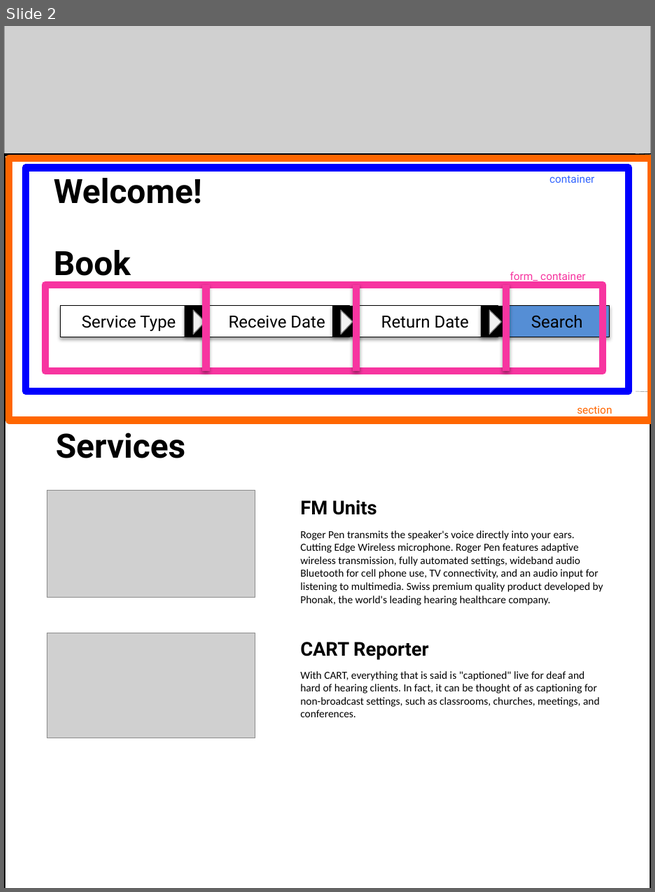
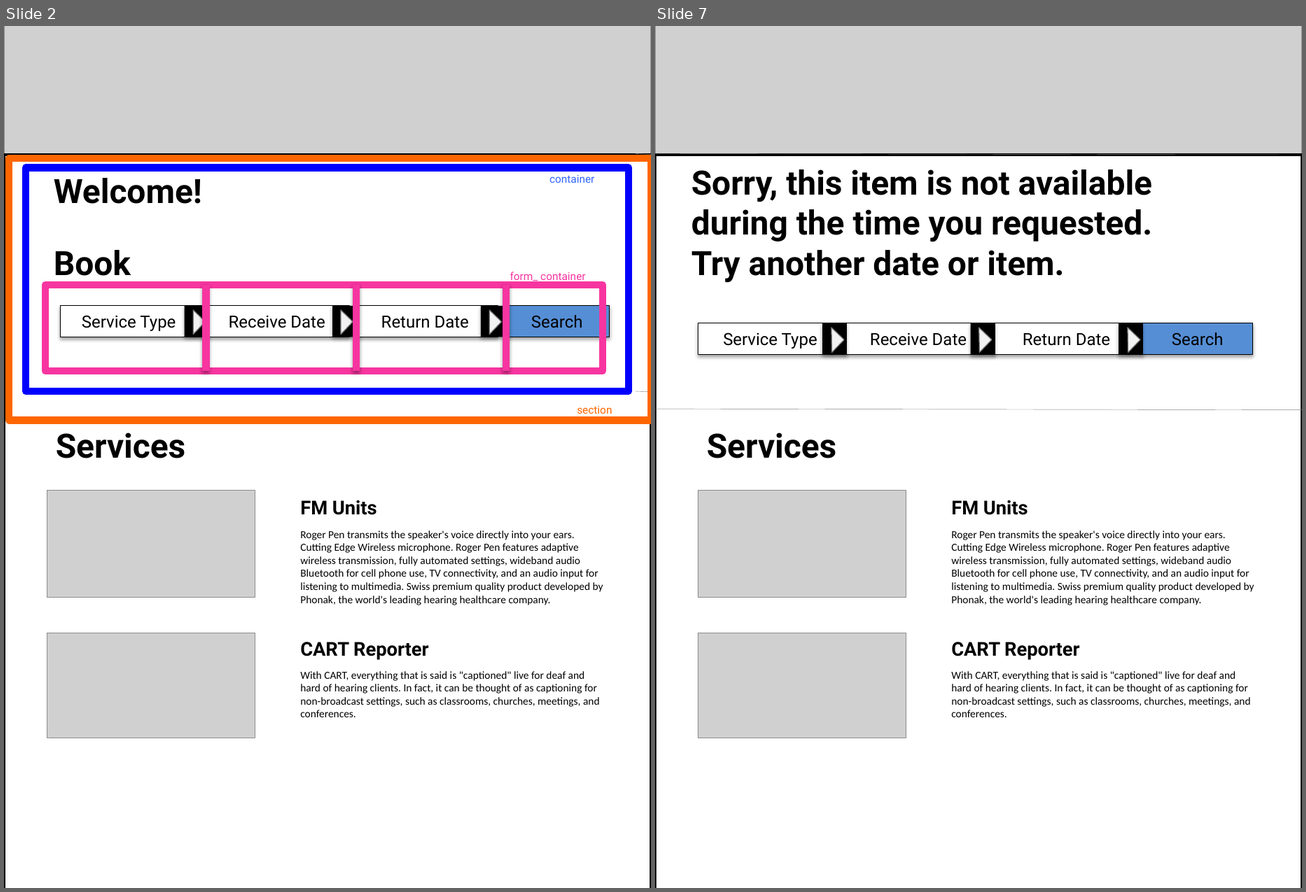
Before and after one commit to MariellaPaulino/2016, a slide deck: Homework5/CodingVisual.pptx. Shown side by side, each under a label of ours: slide 2 before the commit, slides 2 and 7 after it; the slides between them are not shown. The pictures are 655x892 and 1306x892 pixels, drawn with LibreOffice and Linux fonts; fonts in the diff are those of the drawing; grey boxes stand for pictures. Boxes give left, top, right and bottom in pixels: in the first picture for what was removed or moved away, otherwise in the second. Text is boxed around its words. In the diff, an @@ line names an element or a change of style, - is before the commit and + after.

```diff
--- a/Homework5/CodingVisual.pptx
+++ b/Homework5/CodingVisual.pptx
@@ slide 7 added at <box>655,26,1302,888</box>, background #FFFFFF @@
@@ picture added at <box>655,26,1302,421</box> @@
@@ rectangle added at <box>655,155,1302,888</box>, fill #FFFFFF, outline #000000 2 pt @@
@@ line added from (1302, 155) to (655, 153), #7F7F7F 0.25 pt @@
@@ text added at <box>691,170,1152,283</box>, 28 pt, text #000000, bold @@
+Sorry, this item is not available during the time you requested.
+Try another date or item.
@@ rectangle added at <box>698,324,847,356</box>, fill #FFFFFF, outline #000000 0.75 pt, 14 pt, text #000000 @@
+Service Type
@@ right triangle added at <box>819,328,844,352</box>, fill #F2F2F2, outline #808080 0.75 pt @@
@@ rectangle added at <box>822,324,847,356</box>, fill #000000 @@
@@ rectangle added at <box>847,324,995,356</box>, fill #FFFFFF, outline #000000 0.75 pt, 14 pt, text #000000 @@
+Receive Date
@@ right triangle added at <box>967,328,992,352</box>, fill #F2F2F2, outline #808080 0.75 pt @@
@@ rectangle added at <box>971,324,995,356</box>, fill #000000 @@
@@ rectangle added at <box>995,324,1143,356</box>, fill #FFFFFF, outline #000000 0.75 pt, 14 pt, text #000000 @@
+Return Date
@@ right triangle added at <box>1116,328,1140,352</box>, fill #F2F2F2, outline #808080 0.75 pt @@
@@ rectangle added at <box>1119,324,1143,356</box>, fill #000000 @@
@@ rectangle added at <box>1142,324,1252,356</box>, fill #558ED5, outline #000000 0.75 pt, 14 pt, text #000000 @@
+Search
@@ line added from (1302, 410) to (655, 409), #7F7F7F 0.25 pt @@
@@ text added at <box>707,433,836,459</box>, 28 pt, text #000000, bold @@
+Services
@@ picture added at <box>698,491,906,598</box> @@
@@ text added at <box>951,501,1028,515</box>, 16 pt, text #000000, bold @@
+FM Units
@@ text added at <box>951,531,1254,606</box>, 9 pt, text #000000 @@
+Roger Pen transmits the speaker's voice directly into your ears. Cutting Edge Wireless microphone. Roger Pen features adaptive wireless transmission, fully automated settings, wideband audio Bluetooth for cell phone use, TV connectivity, and an audio input for listening to multimedia. Swiss premium quality product developed by Phonak, the world's leading hearing healthcare company.
@@ picture added at <box>698,633,906,739</box> @@
@@ text added at <box>951,642,1079,660</box>, 16 pt, text #000000, bold @@
+CART Reporter
@@ text added at <box>951,671,1251,718</box>, 9 pt, text #000000 @@
+With CART, everything that is said is "captioned" live for deaf and hard of hearing clients. In fact, it can be thought of as captioning for non-broadcast settings, such as classrooms, churches, meetings, and conferences.
```
Also in this commit, not shown: 6 other slides added, 4 other files.
